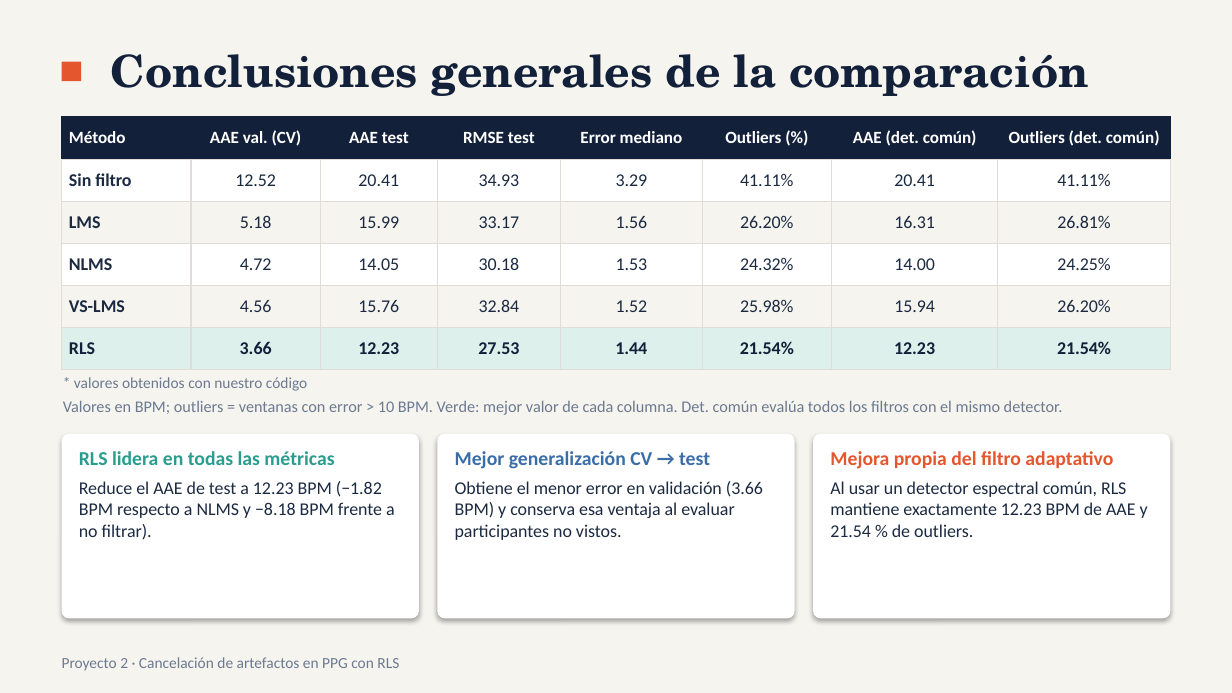
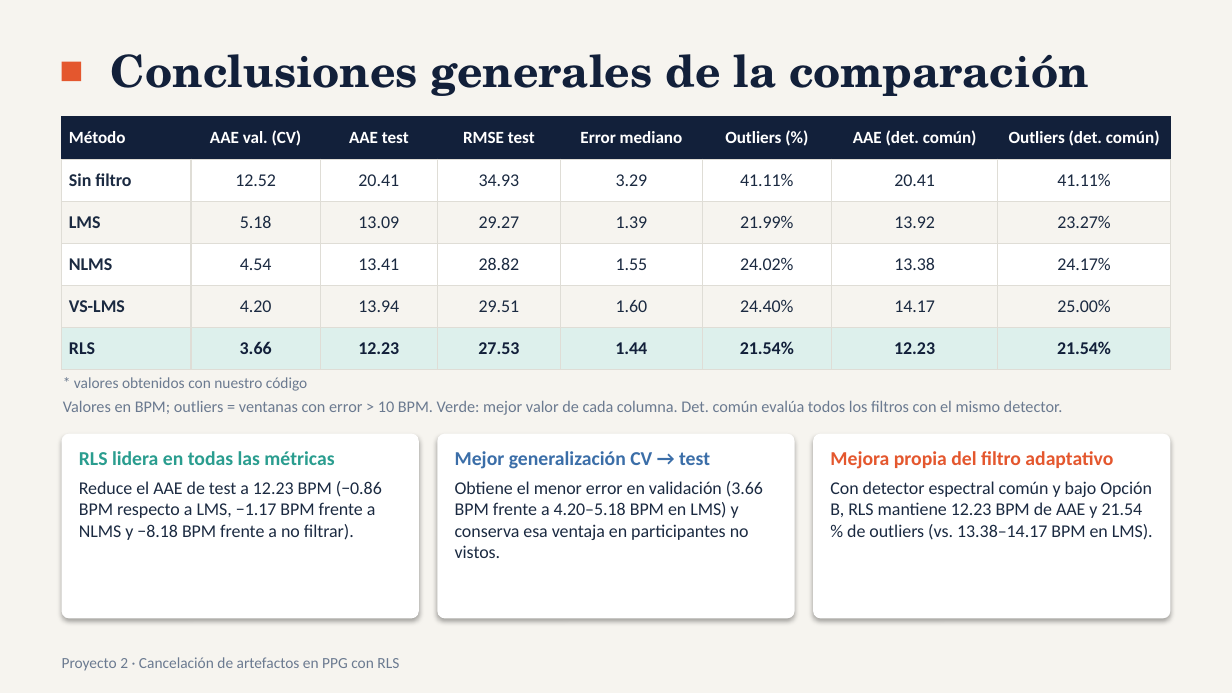
Before and after one commit to ItoRalde/ITBA_PAdSA_Proyecto_2, a slide deck: slide 11 of Presentacion_Proyecto_2_RLS.pptx. Drawn at 1232x693 pixels with LibreOffice and Linux fonts; fonts in the diff are those of the drawing. Boxes give left, top, right and bottom in pixels: in the first picture for what was removed or moved away, otherwise in the second. Text is boxed around its words. In the diff, an @@ line names an element or a change of style, - is before the commit and + after.

```diff
--- a/Presentacion_Proyecto_2_RLS.pptx
+++ b/Presentacion_Proyecto_2_RLS.pptx
@@ table at <box>62,117,1170,521</box> @@
-row 3: LMS | 5.18 | 15.99 | 33.17 | 1.56 | 26.20% | 16.31 | 26.81%
+row 3: LMS | 5.18 | 13.09 | 29.27 | 1.39 | 21.99% | 13.92 | 23.27%
-row 4: NLMS | 4.72 | 14.05 | 30.18 | 1.53 | 24.32% | 14.00 | 24.25%
+row 4: NLMS | 4.54 | 13.41 | 28.82 | 1.55 | 24.02% | 13.38 | 24.17%
-row 5: VS-LMS | 4.56 | 15.76 | 32.84 | 1.52 | 25.98% | 15.94 | 26.20%
+row 5: VS-LMS | 4.20 | 13.94 | 29.51 | 1.60 | 24.40% | 14.17 | 25.00%
@@ text at <box>79,481,382,540</box>: text changed @@
-Reduce el AAE de test a 12.23 BPM (−1.82 BPM respecto a NLMS y −8.18 BPM frente a no filtrar).
+Reduce el AAE de test a 12.23 BPM (−0.86 BPM respecto a LMS, −1.17 BPM frente a NLMS y −8.18 BPM frente a no filtrar).
@@ text at <box>455,481,763,540</box>: text changed @@
-Obtiene el menor error en validación (3.66 BPM) y conserva esa ventaja al evaluar participantes no vistos.
+Obtiene el menor error en validación (3.66 BPM frente a 4.20–5.18 BPM en LMS) y conserva esa ventaja en participantes no vistos.
@@ text at <box>830,481,1153,540</box>: text changed @@
-Al usar un detector espectral común, RLS mantiene exactamente 12.23 BPM de AAE y 21.54 % de outliers.
+Con detector espectral común y bajo Opción B, RLS mantiene 12.23 BPM de AAE y 21.54 % de outliers (vs. 13.38–14.17 BPM en LMS).
```
Also in this commit, not shown: 4 other slides changed, 14 other files.
